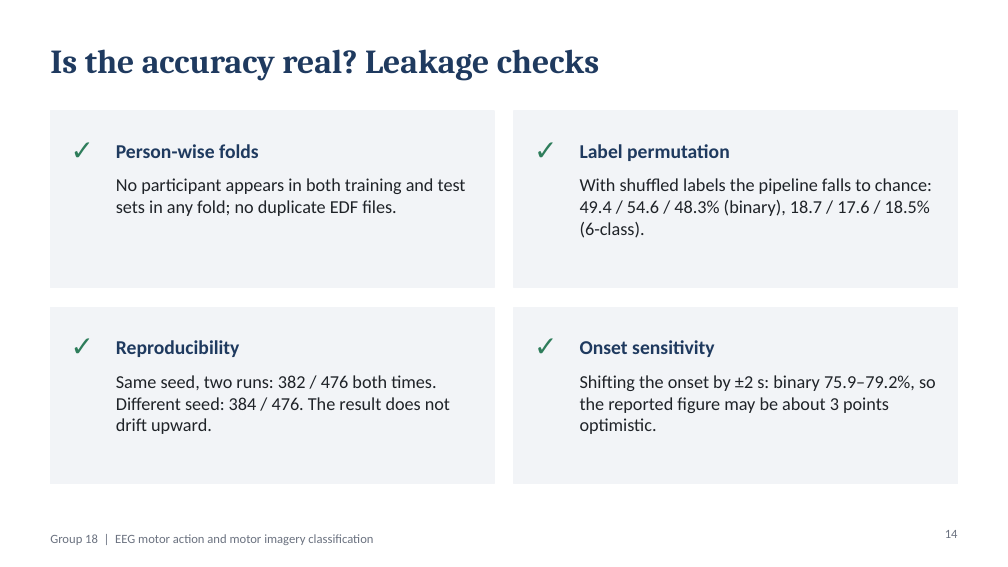
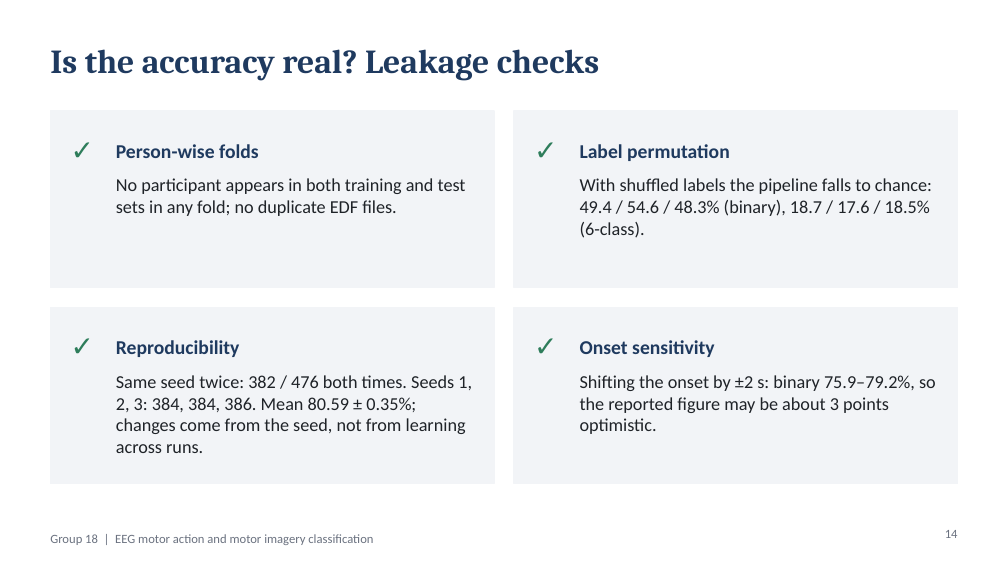
Before and after one commit to tanaydarshan/bci-motor-imagery-grp18, a slide deck: slide 14 of presentation/BCI_Group18_Review.pptx. Drawn at 1008x567 pixels with LibreOffice and Linux fonts; fonts in the diff are those of the drawing. Boxes give left, top, right and bottom in pixels: in the first picture for what was removed or moved away, otherwise in the second. Text is boxed around its words. In the diff, an @@ line names an element or a change of style, - is before the commit and + after.

```diff
--- a/presentation/BCI_Group18_Review.pptx
+++ b/presentation/BCI_Group18_Review.pptx
@@ text at <box>116,375,472,453</box>: text changed @@
-Same seed, two runs: 382 / 476 both times. Different seed: 384 / 476. The result does not drift upward.
+Same seed twice: 382 / 476 both times. Seeds 1, 2, 3: 384, 384, 386. Mean 80.59 ± 0.35%; changes come from the seed, not from learning across runs.
```
Also in this commit, not shown: 1 other slide changed, 1 other file.
